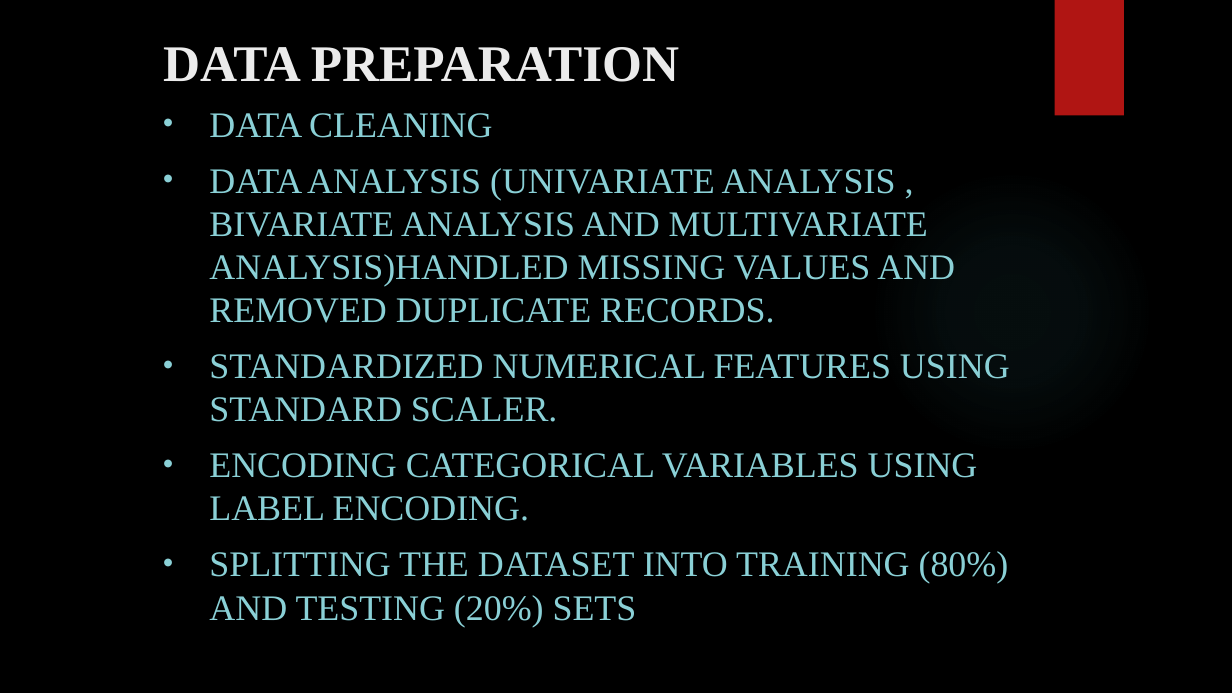
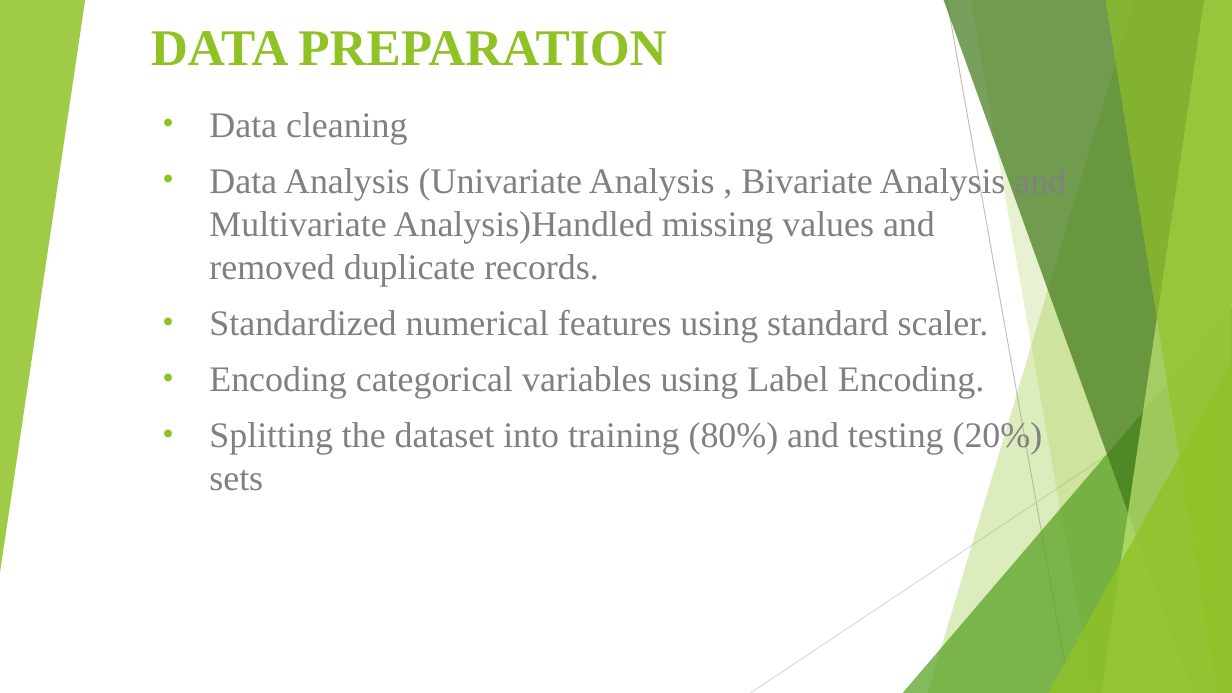
Before and after one commit to Kosilei-web/Phase_3-project, a slide deck: slide 5 of Syriatel churn Presentation.pptx. Drawn at 1232x693 pixels with LibreOffice and Linux fonts; fonts in the diff are those of the drawing; background and template pictures are left out. Boxes give left, top, right and bottom in pixels: in the first picture for what was removed or moved away, otherwise in the second. Text is boxed around its words. In the diff, an @@ line names an element or a change of style, - is before the commit and + after.

```diff
--- a/Syriatel churn Presentation.pptx
+++ b/Syriatel churn Presentation.pptx
@@ background picture (left out) to #FFFFFF @@
@@ group added at [0, 0, 1232, 693]: 5 freeform shapes, 3 triangles, 2 lines @@
@@ title "DATA PREPARATION": place and size @@
-title "DATA PREPARATION" at [163, 47, 679, 82]
+title "DATA PREPARATION" at [151, 31, 666, 66]
@@ title "DATA PREPARATION" at [151, 31, 666, 66]: text colour #EBEBEB to #90C226; alignment left to right @@
@@ rectangle removed at [1055, 0, 1124, 116] @@
@@ subtitle at [209, 112, 1066, 491]: text changed; text colour #8AD0D6 to #808080 @@
-• DATA CLEANING
-• DATA ANALYSIS (UNIVARIATE ANALYSIS , BIVARIATE ANALYSIS AND MULTIVARIATE ANALYSIS)HANDLED MISSING VALUES AND REMOVED DUPLICATE RECORDS.
-• STANDARDIZED NUMERICAL FEATURES USING STANDARD SCALER.
-• ENCODING CATEGORICAL VARIABLES USING LABEL ENCODING.
-• SPLITTING THE DATASET INTO TRAINING (80%) AND TESTING (20%) SETS
+• Data cleaning
+• Data Analysis (Univariate Analysis , Bivariate Analysis and Multivariate Analysis)Handled missing values and removed duplicate records.
+• Standardized numerical features using standard scaler.
+• Encoding categorical variables using Label Encoding.
+• Splitting the dataset into training (80%) and testing (20%) sets
@@ ellipse removed at [870, 169, 1154, 454] @@
```
Also in this commit, not shown: 13 other slides changed.
